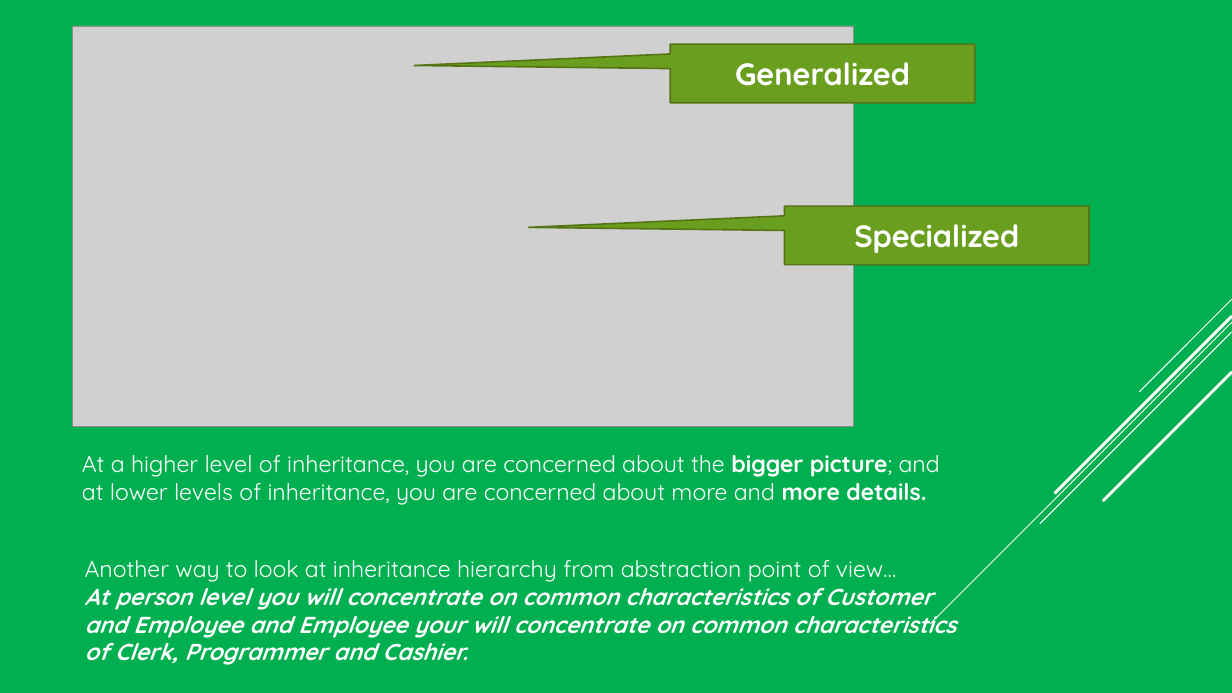
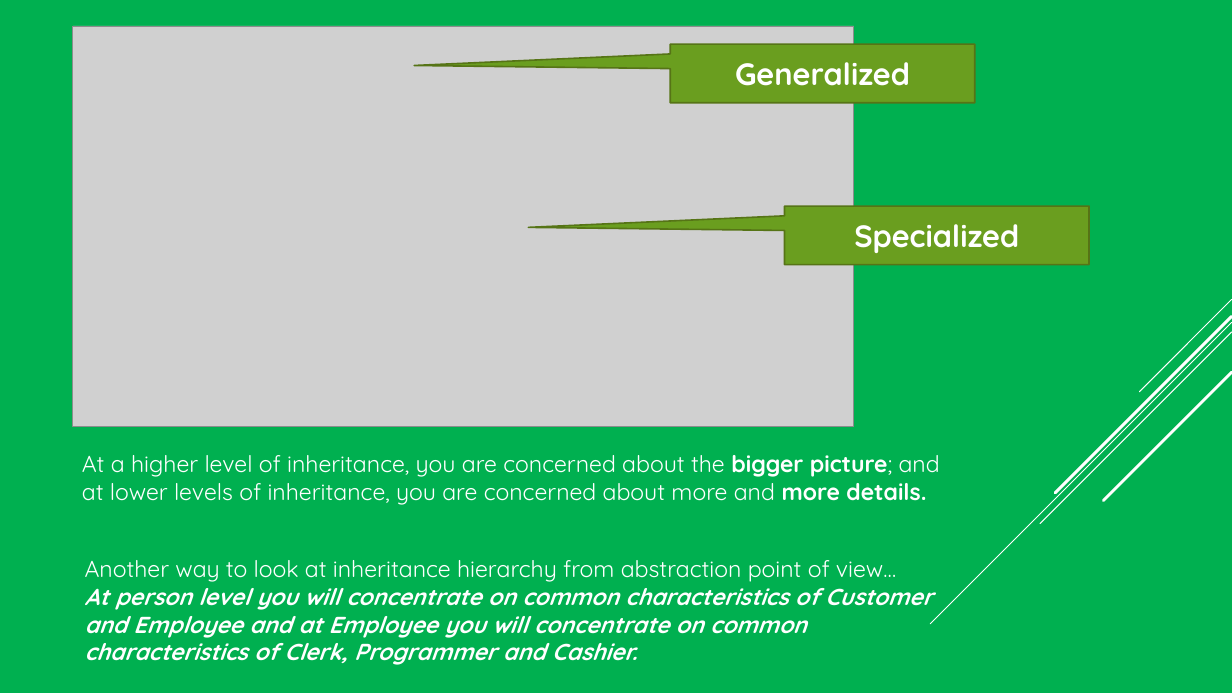
Before and after one commit to VeerababuK/Core-Java, a slide deck: slide 50 of Core java.pptx. Drawn at 1232x693 pixels with LibreOffice and Linux fonts; fonts in the diff are those of the drawing; grey boxes stand for pictures. Boxes give left, top, right and bottom in pixels: in the first picture for what was removed or moved away, otherwise in the second. Text is boxed around its words. In the diff, an @@ line names an element or a change of style, - is before the commit and + after.

```diff
--- a/Core java.pptx
+++ b/Core java.pptx
@@ text at (85,579,932,665): text changed @@
-At person level you will concentrate on common characteristics of Customer and Employee and Employee your will concentrate on common characteristics of Clerk, Programmer and Cashier.
+At person level you will concentrate on common characteristics of Customer and Employee and at Employee you will concentrate on common characteristics of Clerk, Programmer and Cashier.
```
Also in this commit, not shown: 7 other slides changed, 17 other files.
